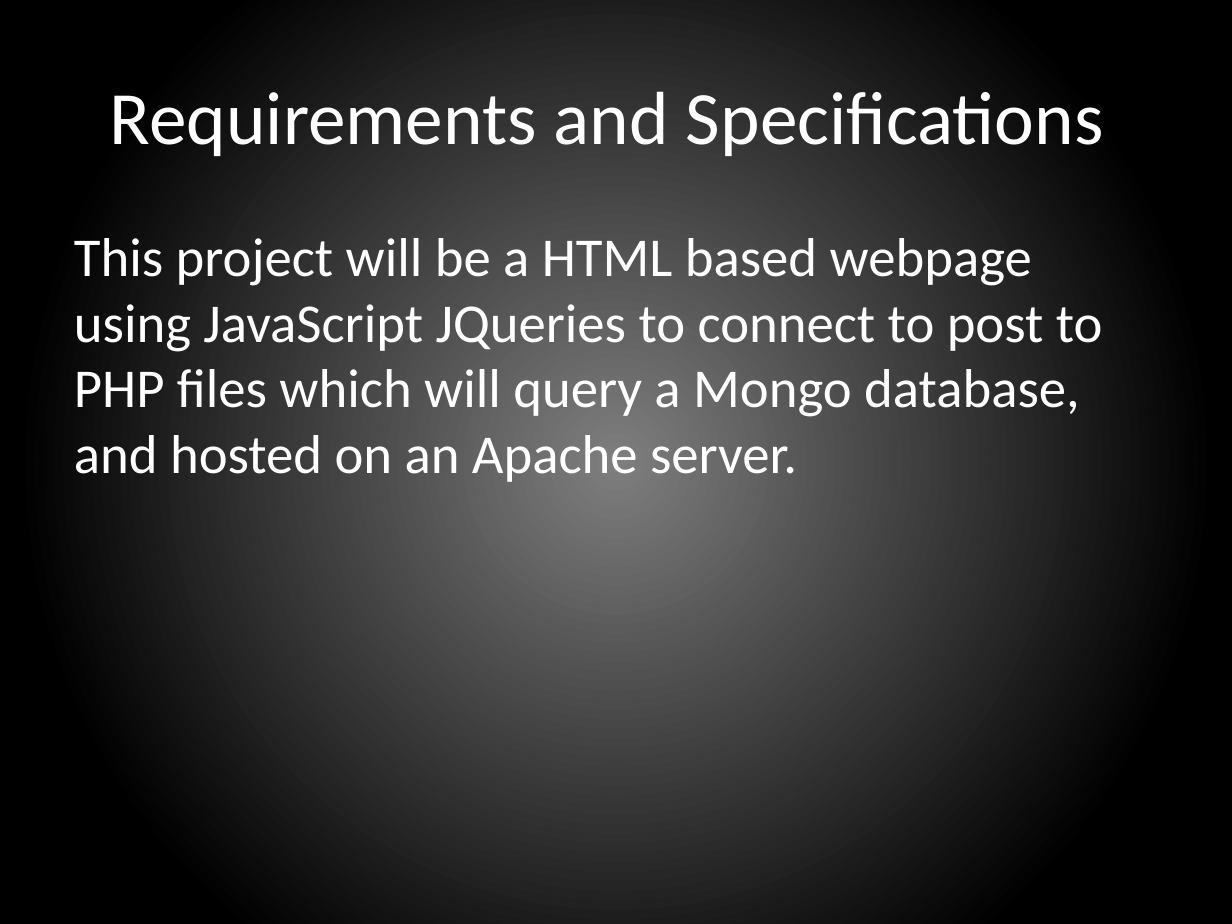
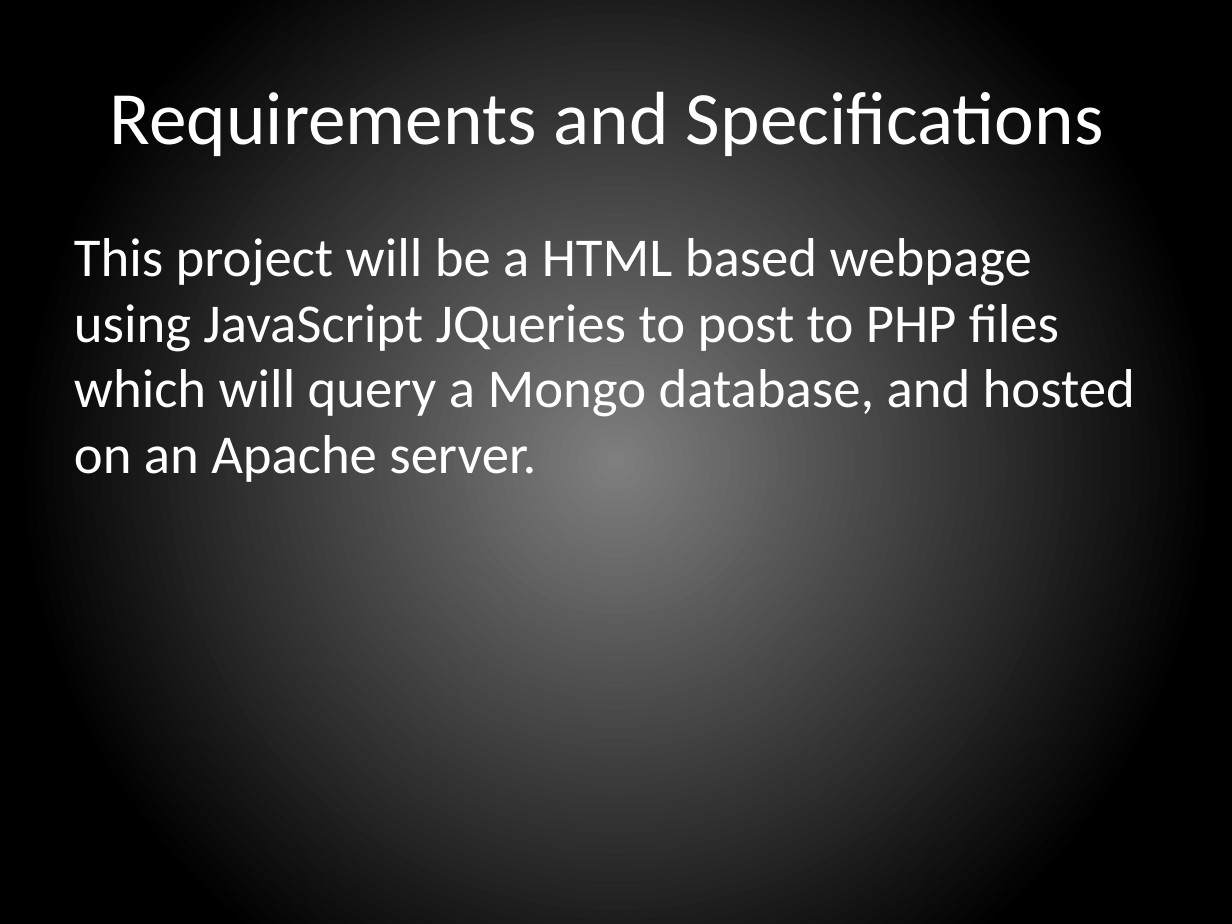
Before and after one commit to SDSMT-CSC464-F15/crowdscience, a slide deck: slide 5 of Documents/SprintReports/Client Presentation 3.pptx. Drawn at 1232x924 pixels with LibreOffice and Linux fonts; fonts in the diff are those of the drawing. Boxes give left, top, right and bottom in pixels: in the first picture for what was removed or moved away, otherwise in the second. Text is boxed around its words. In the diff, an @@ line names an element or a change of style, - is before the commit and + after.

```diff
--- a/Documents/SprintReports/Client Presentation 3.pptx
+++ b/Documents/SprintReports/Client Presentation 3.pptx
@@ text at box(74, 238, 1135, 482): text changed @@
-This project will be a HTML based webpage using JavaScript JQueries to connect to post to PHP files which will query a Mongo database, and hosted on an Apache server.
+This project will be a HTML based webpage using JavaScript JQueries to post to PHP files which will query a Mongo database, and hosted on an Apache server.
```
Also in this commit, not shown: 1 other file.
